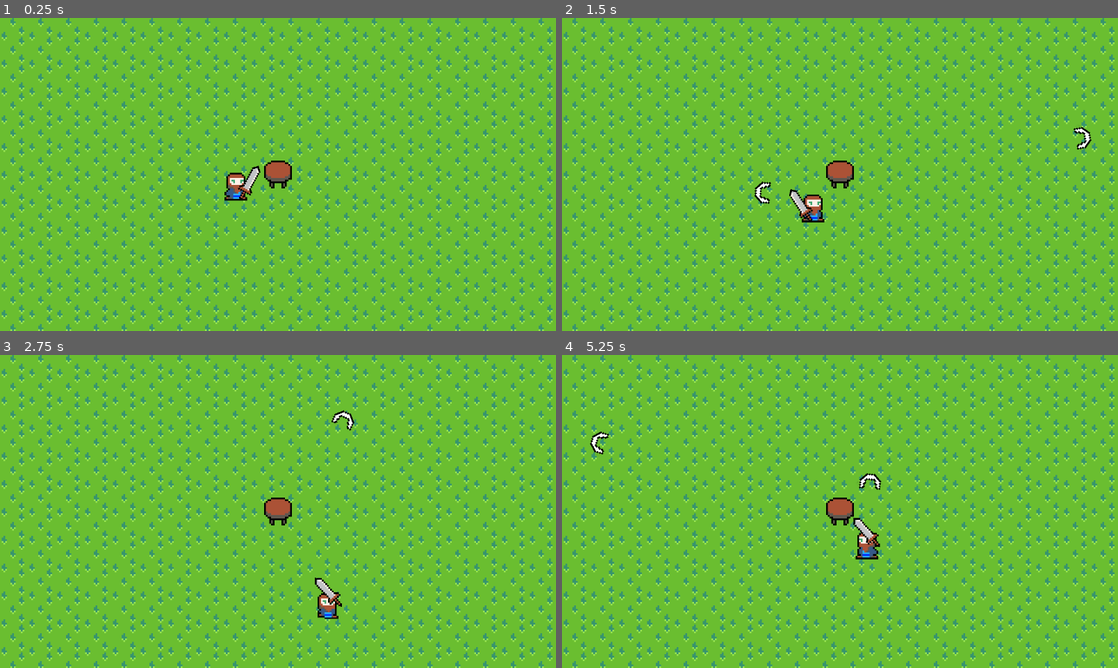
Above: before the commit, frames 1-4 (two rows, left to right).
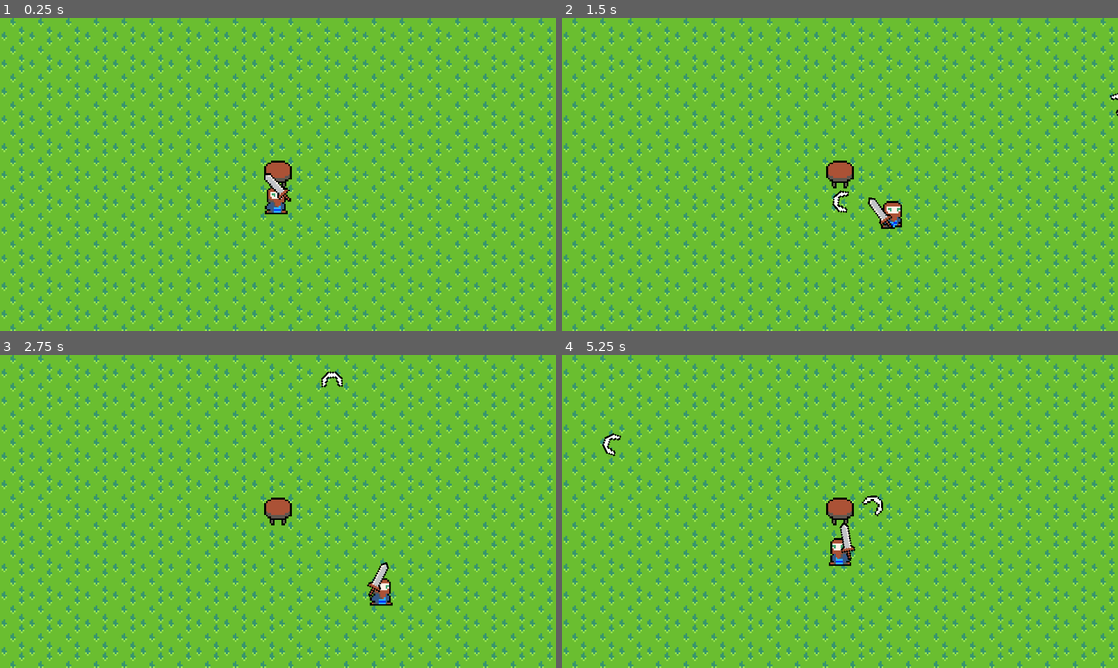
Above: after the commit, the same moments.

Repository: Ratoluz/SwordChanter
Game: Godot game, scene res://Objects/main.tscn
Same seed, same stepped clock (60 frames per second), same inputs: the game is played once before the commit and once after it.
Inputs (mouse positions are in pixels of both pictures, inside the frame that each line leads up to):
- Up to frame 1 (0.25 s): no input
- Up to frame 2 (1.5 s): tap Enter at 0.5 s; move the mouse to (962, 158) at 0.52 s; hold D (Move_Right) 0.53-1.28 s; click (962, 158) at 0.6 s; move the mouse to (728, 190) at 1.27 s; hold S (Move_Down) from 1.28 s (still down); click (728, 190) at 1.35 s
- Up to frame 3 (2.75 s): move the mouse to (333, 442) at 2.02 s; release S (Move_Down) at 2.03 s; hold D (Move_Right) from 2.03 s (still down); click (333, 442) at 2.1 s
- Up to frame 4 (5.25 s): move the mouse to (812, 574) at 2.77 s; release D (Move_Right) at 2.78 s; hold W (Move_Up) 2.78-3.53 s; click (812, 574) at 2.85 s; move the mouse to (1006, 558) at 3.52 s; hold A (Move_Left) 3.53-5.03 s; click (1006, 558) at 3.6 s; move the mouse to (673, 464) at 4.27 s; click (673, 464) at 4.35 s; move the mouse to (867, 511) at 5.02 s; hold S (Move_Down) from 5.03 s (still down); click (867, 511) at 5.1 s

The runs differ from the first frame. In frame 1, 2.1% of the frame differs, in the area x 0-100%, y 0-100%; in frame 2, 2.5%; in frame 3, 2.3%; in frame 4, 2.5%.

Commit message:
Zmiana rozdzielczości na większą

Diff:
--- a/Objects/Weapons/Projectiles/swordProjectile.tscn
+++ b/Objects/Weapons/Projectiles/swordProjectile.tscn
@@ -4,7 +4,7 @@
 [ext_resource type="Script" uid="uid://cpug0c7nt7ed1" path="res://Scripts/Weapons/Projectiles/swordProjectile.gd" id="1_yqv7v"]
 
 [node name="SwordProjectile" type="Area2D"]
-scale = Vector2(4, 4)
+scale = Vector2(6, 6)
 script = ExtResource("1_yqv7v")
 
 [node name="Sprite2D" type="Sprite2D" parent="."]
--- a/Objects/Weapons/Tier1/swordObject.tscn
+++ b/Objects/Weapons/Tier1/swordObject.tscn
@@ -7,7 +7,7 @@
 size = Vector2(5.65686, 22.6274)
 
 [node name="SwordObject" type="Area2D"]
-scale = Vector2(4, 4)
+scale = Vector2(6, 6)
 script = ExtResource("1_pwneu")
 
 [node name="Sprite2D" type="Sprite2D" parent="."]
@@ -16,5 +16,4 @@
 [node name="CollisionShape2D" type="CollisionShape2D" parent="."]
 position = Vector2(4.17233e-07, -2.68221e-07)
 rotation = 0.785398
-scale = Vector2(1, 1)
 shape = SubResource("RectangleShape2D_0m0sb")
--- a/Objects/main.tscn
+++ b/Objects/main.tscn
@@ -18,29 +18,25 @@
 radius = 7.0
 height = 16.0
 
-[sub_resource type="GDScript" id="GDScript_2r4pp"]
-script/source = "extends Camera2D
-"
-
 [node name="Main" type="Node"]
 
 [node name="CustomAddChild" parent="." instance=ExtResource("1_ngdle")]
 
 [node name="TileMap" type="TileMapLayer" parent="."]
 z_index = -99
-scale = Vector2(4, 4)
+scale = Vector2(6, 6)
 tile_map_data = PackedByteArray("AAD4//v/AAAAAAAAAAD4//z/AAAAAAAAAAD4//3/AAAAAAAAAAD4//7/AAAAAAAAAAD4////AAAAAAAAAAD4/w …(3760 unchanged characters)…
 tile_set = SubResource("TileSet_d7gkb")
 
 [node name="Player" parent="." instance=ExtResource("1_wfcdt")]
-position = Vector2(-95, 28)
-scale = Vector2(4, 4)
+position = Vector2(-3, 27)
+scale = Vector2(6, 6)
 
 [node name="WeaponManager" parent="Player" instance=ExtResource("4_k26ky")]
 
 [node name="Table" type="StaticBody2D" parent="."]
 z_index = -1
-scale = Vector2(4, 4)
+scale = Vector2(6, 6)
 
 [node name="Tabel" type="Sprite2D" parent="Table"]
 texture = ExtResource("2_h4pkl")
@@ -49,7 +45,8 @@
 rotation = 1.5708
 shape = SubResource("CapsuleShape2D_2r4pp")
 
+[node name="SwordObject" parent="." instance=ExtResource("4_d7gkb")]
+
 [node name="Camera2D" type="Camera2D" parent="."]
-script = SubResource("GDScript_2r4pp")
-
-[node name="SwordObject" parent="." instance=ExtResource("4_d7gkb")]
+position = Vector2(-2.38419e-07, 1.90735e-06)
+scale = Vector2(1, 1)
--- a/Scripts/Weapons/Tier1/swordObject.gd
+++ b/Scripts/Weapons/Tier1/swordObject.gd
@@ -10,4 +10,4 @@
 	weapon.projectile = load("res://Objects/Weapons/Projectiles/swordProjectile.tscn")
 	weapon.weaponManager = $/root/Main/Player/WeaponManager
 	weapon.customAddChild = $/root/Main/CustomAddChild
-	weapon.projectileSpeed = 700
+	weapon.projectileSpeed = 1100
--- a/Scripts/weaponManager.gd
+++ b/Scripts/weaponManager.gd
@@ -2,7 +2,7 @@
 
 var currentWeapon
 var player
-var distanceFromPlayer = 30
+var distanceFromPlayer = 45
 var firstScale
 var angle
 
--- a/project.godot
+++ b/project.godot
@@ -17,8 +17,10 @@
 
 [display]
 
-window/size/viewport_width=1280
-window/size/viewport_height=720
+window/size/viewport_width=1920
+window/size/viewport_height=1080
+window/size/window_width_override=1280
+window/size/window_height_override=720
 window/stretch/mode="viewport"
 
 [input]
Not shown: 1 places in Objects/main.tscn that only renumber resources
